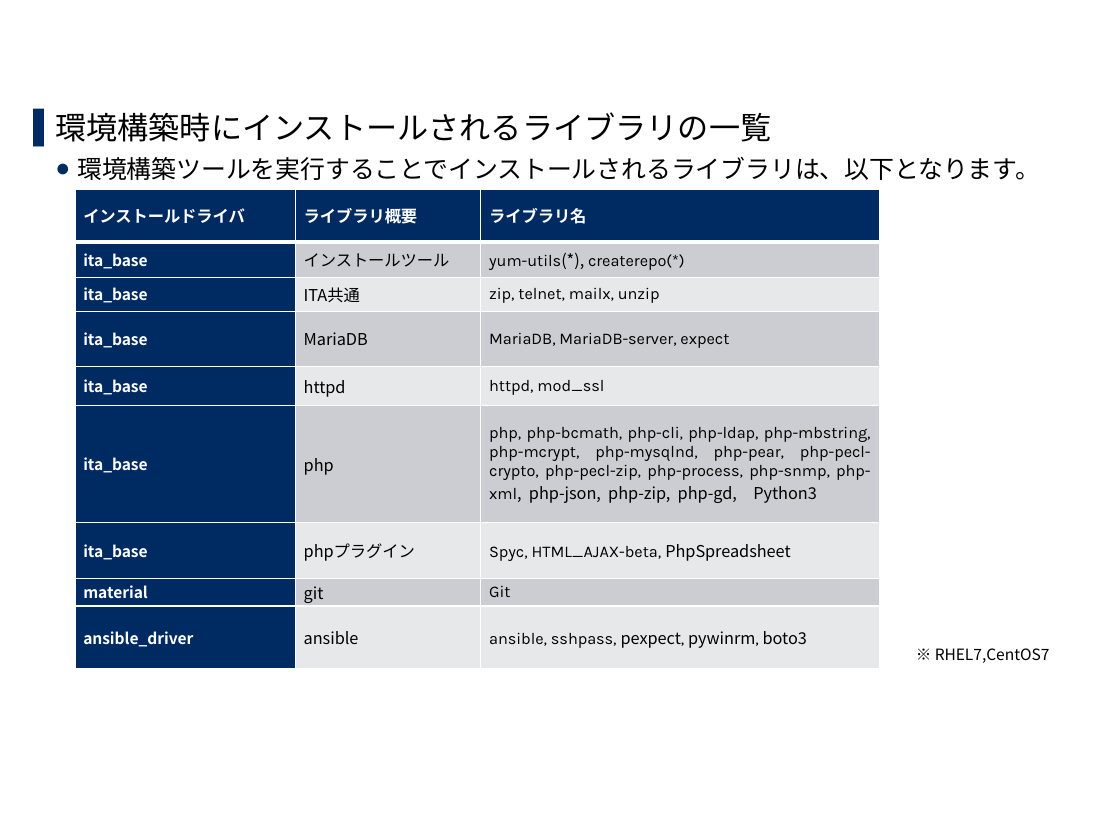
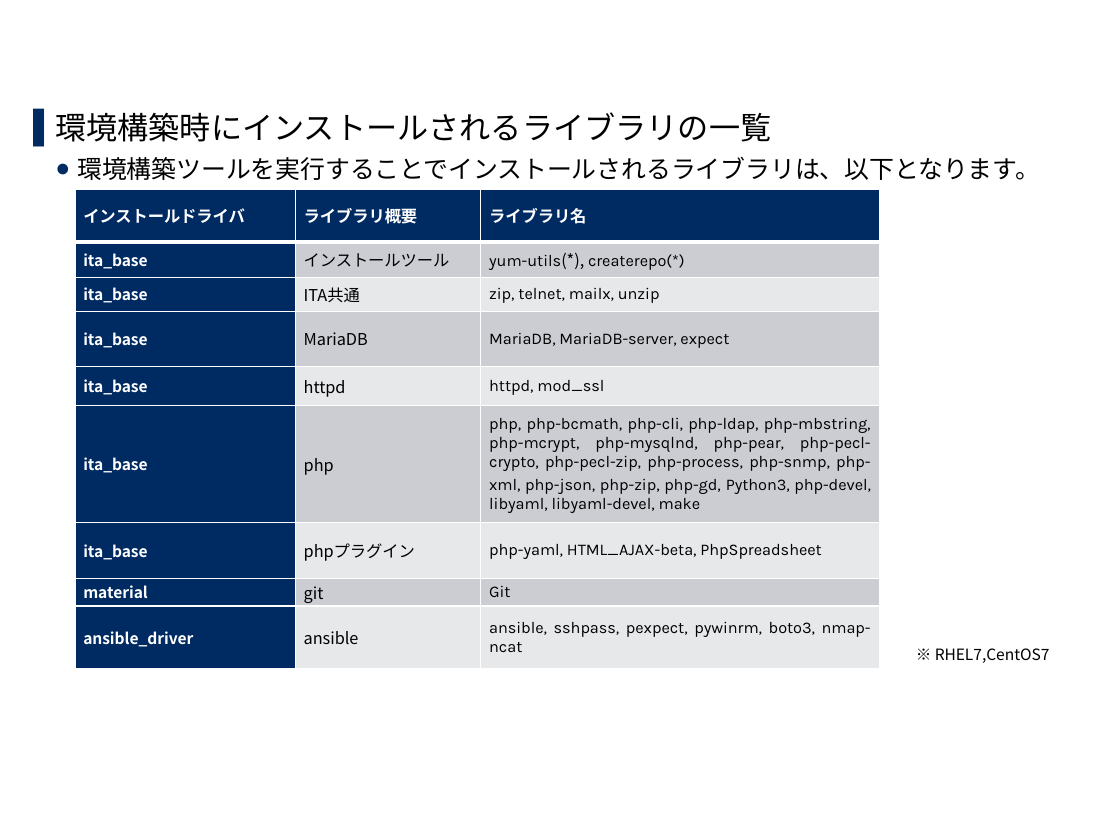
Before and after one commit to exastro-suite/it-automation-docs, a slide deck: slide 19 of asset/Learn_ja/ITA-online-install_ja.pptx. Drawn at 1120x840 pixels with LibreOffice and Linux fonts; fonts in the diff are those of the drawing; background and template pictures are left out. Boxes give left, top, right and bottom in pixels: in the first picture for what was removed or moved away, otherwise in the second. Text is boxed around its words. In the diff, an @@ line names an element or a change of style, - is before the commit and + after.

Commit message:
2020/06/15 11:06:40

```diff
--- a/asset/Learn_ja/ITA-online-install_ja.pptx
+++ b/asset/Learn_ja/ITA-online-install_ja.pptx
@@ table at (x1=75, y1=189, x2=880, y2=670) @@
-row 6, column 3: php, php-bcmath, php-cli, php-ldap, php-mbstring, php-mcrypt, php-mysqlnd, php-pear, php-pecl-crypto, php-pecl-zip, php-process, php-snmp, php-xml, php-json, php-zip, php-gd, Python3
+row 6, column 3: php, php-bcmath, php-cli, php-ldap, php-mbstring, php-mcrypt, php-mysqlnd, php-pear, php-pecl-crypto, php-pecl-zip, php-process, php-snmp, php-xml, php-json, php-zip, php-gd, Python3, php-devel, libyaml, libyaml-devel, make
-row 7, column 3: Spyc, HTML_AJAX-beta, PhpSpreadsheet
+row 7, column 3: php-yaml, HTML_AJAX-beta, PhpSpreadsheet
-row 9, column 3: ansible, sshpass, pexpect, pywinrm, boto3
+row 9, column 3: ansible, sshpass, pexpect, pywinrm, boto3, nmap-ncat
```
Also in this commit, not shown: 6 other slides changed.
